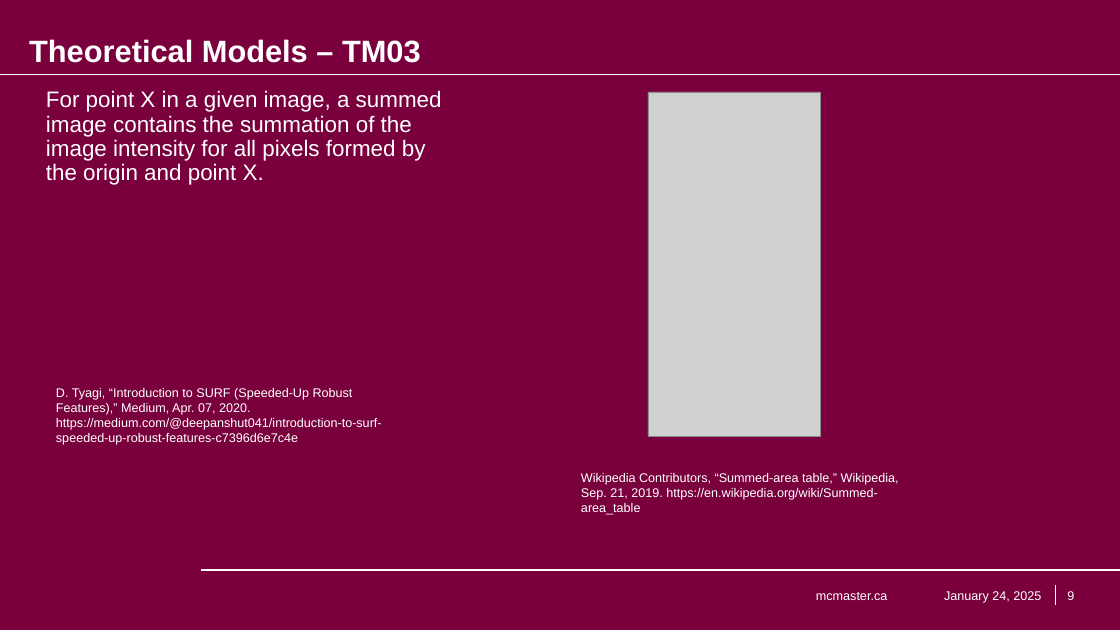
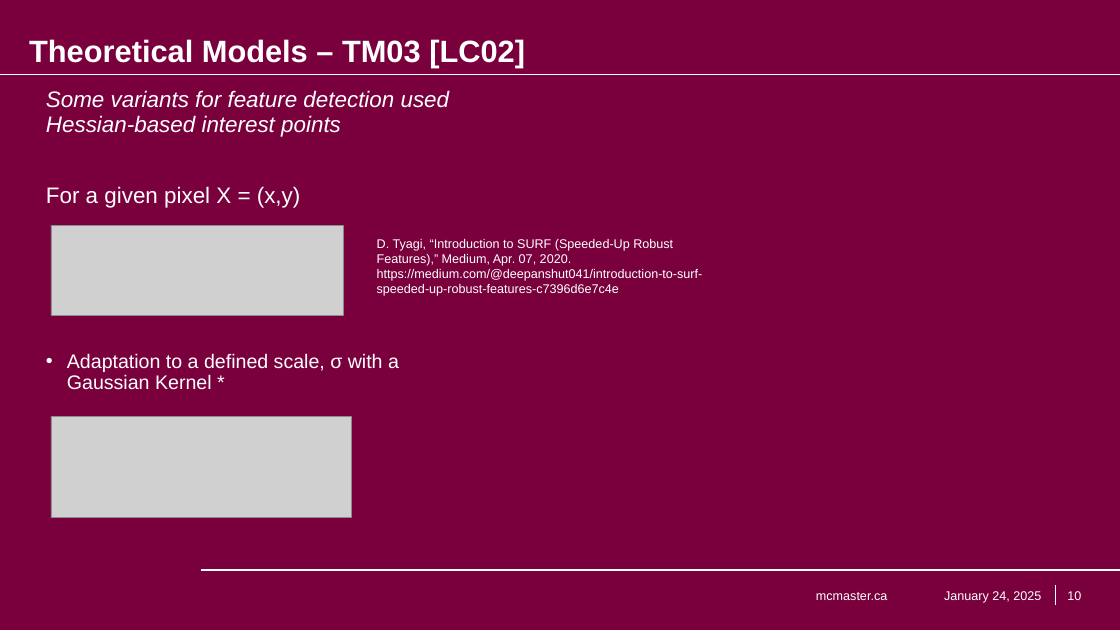
Before and after one commit to KiranSingh15/CAS-741-Image-Correspondences, a slide deck: slide 10 of docs/Presentations/SRS_Presentation/Kiran Singh - SRS Presentation - Image Feature Correspondences.pptx (slide 9 before the commit). Drawn at 1120x630 pixels with LibreOffice and Linux fonts; fonts in the diff are those of the drawing; grey boxes stand for pictures; background and template pictures are left out. Boxes give left, top, right and bottom in pixels: in the first picture for what was removed or moved away, otherwise in the second. Text is boxed around its words. In the diff, an @@ line names an element or a change of style, - is before the commit and + after.

```diff
--- a/docs/Presentations/SRS_Presentation/Kiran Singh - SRS Presentation - Image Feature Correspondences.pptx
+++ b/docs/Presentations/SRS_Presentation/Kiran Singh - SRS Presentation - Image Feature Correspondences.pptx
@@ title at box(29, 39, 525, 67): text changed @@
-Theoretical Models – TM03
+Theoretical Models – TM03 [LC02]
@@ text at box(46, 90, 450, 390): text changed @@
-For point X in a given image, a summed image contains the summation of the image intensity for all pixels formed by the origin and point X.
+Some variants for feature detection used Hessian-based interest points
+For a given pixel X = (x,y)
+• Adaptation to a defined scale, σ with a Gaussian Kernel *
@@ picture removed at box(648, 92, 821, 436) @@
@@ picture added at box(51, 226, 343, 315) @@
@@ text "D. Tyagi, “Introduction to SURF ...": place and size @@
-text "D. Tyagi, “Introduction to SURF ..." at box(56, 388, 382, 445)
+text "D. Tyagi, “Introduction to SURF ..." at box(377, 239, 703, 296)
@@ picture added at box(51, 417, 351, 518) @@
@@ text removed at box(581, 473, 899, 515) @@
-Wikipedia Contributors, “Summed-area table,” Wikipedia, Sep. 21, 2019. https://en.wikipedia.org/wiki/Summed-area_table
-‌
@@ page number at box(1067, 591, 1081, 600): text changed @@
-9
+10
```
Also in this commit, not shown: 11 other slides changed, 1 slide added.
